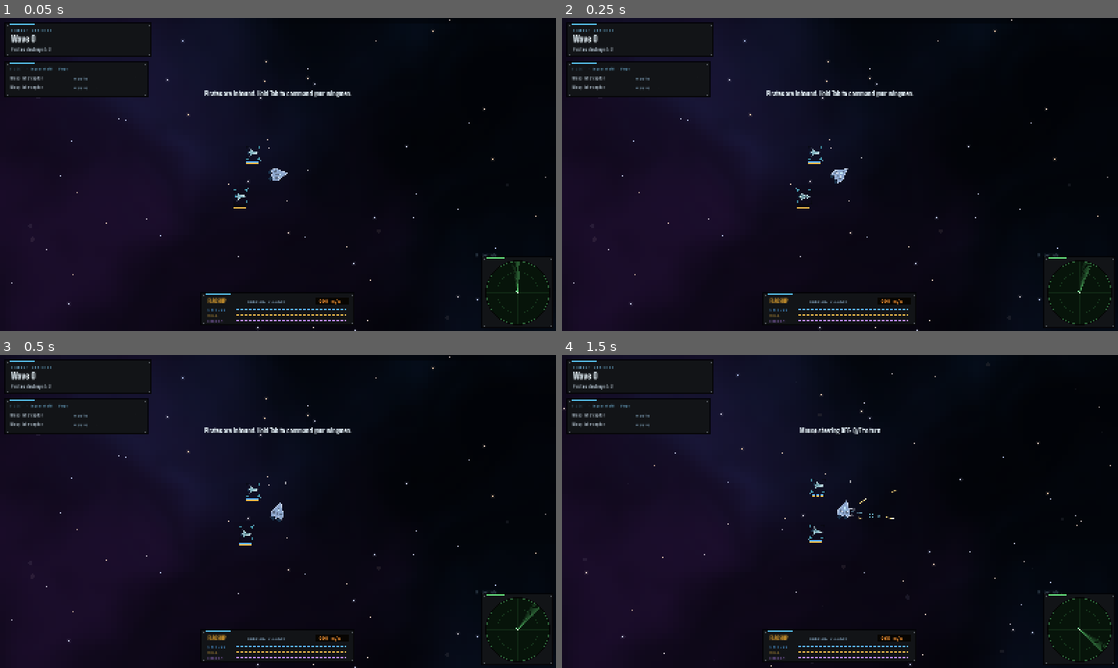
Above: before the commit, frames 1-4 (two rows, left to right).
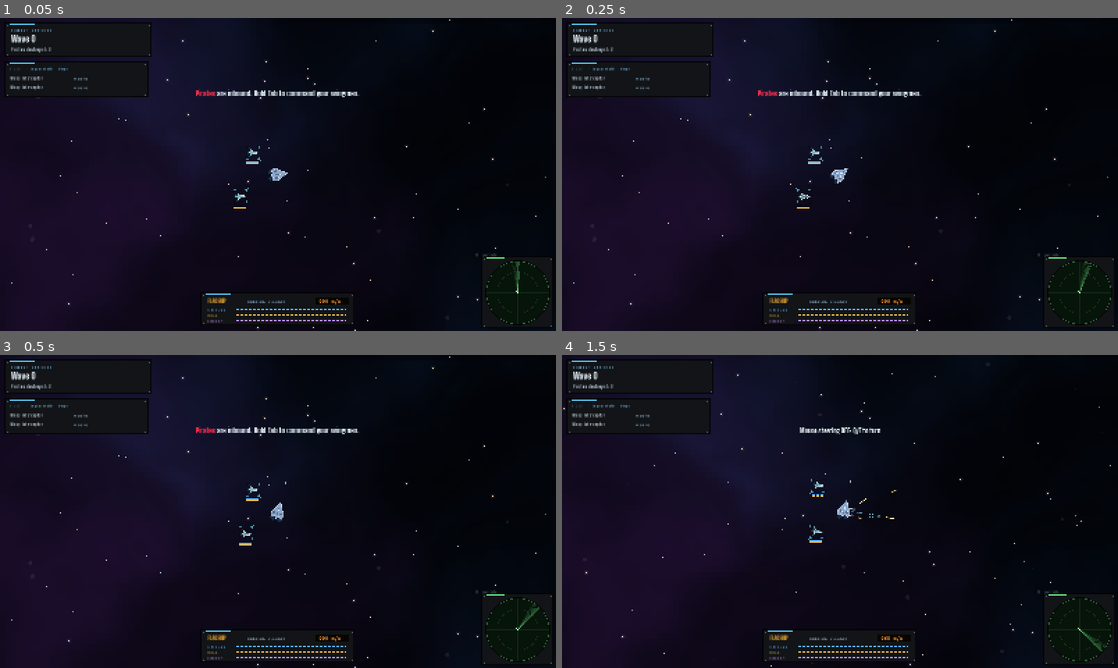
Above: after the commit, the same moments.

Repository: Donkey-Haute-01000001/Starry-Cluster
Game: Godot game, scene res://scenes/main.tscn
The game is run twice, just before and just after one commit, with the same random seed, the same clock (stepped at 60 frames per second) and the same inputs. This scene is started directly instead of the project's main scene.
Inputs (mouse positions are in pixels of both pictures, inside the frame that each line leads up to):
- Up to frame 1 (0.05 s): no input
- Up to frame 2 (0.25 s): no input
- Up to frame 3 (0.5 s): no input
- Up to frame 4 (1.5 s): tap Enter at 0.5 s; move the mouse to (962, 495) at 0.52 s; hold D (strafe_right) 0.53-1.25 s; hold M (chart) 0.53-1.25 s; click (962, 495) at 0.67 s; tap J (journal) at 0.8 s; drag from (728, 527) to (812, 574) at 1.27 s

The runs differ from the first frame. In frame 1, 0.3% of the frame differs, in the area x 35-65%, y 22-26%; in frame 2, 0.3%; in frame 3, 0.3%; in frame 4, nothing differs.

Commit message:
Ship names read as ships: owner-faction neon, click to the owner's page; banner names neon + clickable; MAYDAY banner/pointer name the class
Co-Authored-By: Claude Opus 5.5 <noreply@anthropic.com>
Claude-Session: https://claude.ai/code/session_01YXxgozkvkGZs4nmoPf97gt

Diff:
--- a/scripts/data.gd
+++ b/scripts/data.gd
@@ -956,6 +956,12 @@
 	"faithful": ["the Faithful"],
 	"nomad": ["Miners' Compact", "the Compact"],
 	"tally": ["Tally's crew", "Tally crew"],
+	## Named ships: [whose colour, who it links to]. A ship reads in its owner's
+	## faction neon, so "Hollis' Girl" isn't taken for Hollis or a place.
+	"ships": {
+		"Hollis' Girl": ["charter", "Hollis"], "Sweet Margaret": ["charter", "Alejandra"],
+		"CCS Ledger Line": ["charter", ""], "Ledger Line": ["charter", ""], "Red Stork": ["pirate", ""],
+	},
 	"threats": ["Charter Recovery", "Recovery", "repossession", "repossessed", "repossess", "repo", "strikes", "strike",
 		"overdue", "default", "seized", "impound", "raiders", "pirates", "mayday"],
 	## Click a highlighted word to open its journal page (M&B encyclopedia).
@@ -969,6 +975,13 @@
 		"the Wall": "gate", "the Gatehouse": "gate",
 	},
 }
+
+
+## A ship's class as spacers say it ("Light Freighter"), from its base hull.
+func hull_class(id: String) -> String:
+	if hull_variants.has(id):
+		id = hull_variants[id][0]
+	return str(hulls.get(id, {}).get("name", id))
 
 
 func speaker_info(who: String) -> Dictionary:
--- a/scripts/hud.gd
+++ b/scripts/hud.gd
@@ -52,6 +52,7 @@
 var _comms_words := 0      ## words typed in so far (one key tick each)
 var comms_top := 0.0      ## top edge of the comms panel this frame (cards stack above it)
 var comms_rect := Rect2()  ## the comms panel on screen, for clicks
+var message_links: Array = []  ## highlighted words in the centre banner: [Rect2, kind, phrase]
 var comms_links: Array = []  ## highlighted words in the comms panel: [Rect2, kind, phrase]
 var _plate_k := 1.0        ## nav plate: 1 full, 0 tucked away
 var _plate_wake := 0.0     ## seconds since the plate last had news
@@ -326,6 +327,15 @@
 
 ## The highlighted word under `at` in the comms panel that opens a journal
 ## page: [Rect2, kind, phrase], or [] if none.
+func banner_link_at(at: Vector2) -> Array:
+	if main.message_t <= 0.0:
+		return []
+	for h in message_links:
+		if (h[0] as Rect2).grow(3).has_point(at) and not Neon.link(h[1], h[2]).is_empty():
+			return h
+	return []
+
+
 func link_at(at: Vector2) -> Array:
 	if _comms_t <= 0.0 or not comms_rect.has_point(at):
 		return []
@@ -501,9 +511,10 @@
 			var blink := 0.6 + 0.4 * sin(t * 6.0)
 			draw_colored_polygon(PackedVector2Array([edge + dir * 16, edge + dir.rotated(2.5) * 12, edge + dir.rotated(-2.5) * 12]), Color(COL_ENEMY, blink))
 			var km := int(main.player.global_position.distance_to(ship.global_position)) if is_instance_valid(main.player) else 0
-			var lab := "MAYDAY  %s  %s km" % [ship.display_name.to_upper(), _km(km)]
+			var lab := "MAYDAY  %s “%s”  %s km" % [Data.hull_class(ship.hull_id).to_upper(), ship.display_name, _km(km)]
 			var lw := Data.font_type_bold.get_string_size(lab, HORIZONTAL_ALIGNMENT_LEFT, -1, 16).x
 			var lp := (edge - dir * 30.0 - Vector2(lw * 0.5, -4)).clamp(Vector2(10, 20), vp - Vector2(lw + 10, 10))
+			draw_rect(Rect2(lp + Vector2(-6, -16), Vector2(lw + 12, 22)), Color(0.02, 0.03, 0.04, 0.8))
 			draw_string(Data.font_type_bold, lp.round(), lab, HORIZONTAL_ALIGNMENT_LEFT, -1, 16, Color(COL_ENEMY, blink))
 
 	if main.focus_target and is_instance_valid(main.focus_target):
@@ -606,8 +617,16 @@
 		_draw_tip(vp)
 		if main.autopilot_on():
 			_text(Vector2(vp.x * 0.5, 160), _sp("AUTOPILOT") + "   →   " + str(main.player.controller.autopilot.label), 13, Color(0.55, 0.9, 1.0, 0.9), true, true)
+	message_links.clear()
 	if main.message_t > 0:
-		_text(Vector2(vp.x * 0.5, vp.y * 0.25), main.message, 20, Color(main.message_col, minf(1.0, main.message_t)), true, true)
+		var mp := Neon.parse(main.message)
+		if (mp["kind"] as Array).any(func(k): return k != ""):
+			# Names in a banner read in neon, and click through like comms.
+			var mf: Font = Data.font_bold
+			var mw: float = mf.get_string_size(str(mp["text"]), HORIZONTAL_ALIGNMENT_LEFT, -1, 22).x + 8.0
+			Neon.draw(self, mf, Vector2(roundf(vp.x * 0.5 - mw * 0.5), vp.y * 0.25 - mf.get_ascent(22)), mp, mw + 40.0, 22, main.message_col, minf(1.0, main.message_t), 1e9, false, -1, message_links)
+		else:
+			_text(Vector2(vp.x * 0.5, vp.y * 0.25), main.message, 20, Color(main.message_col, minf(1.0, main.message_t)), true, true)
 
 	if shown("radar"):
 		_draw_radar(Vector2(vp.x - 110, vp.y - 110), 90.0)
--- a/scripts/main.gd
+++ b/scripts/main.gd
@@ -802,6 +802,12 @@
 			pause_menu.open()
 			get_viewport().set_input_as_handled()
 		return
+	# A name in the centre banner opens its journal page too.
+	if event is InputEventMouseButton and event.pressed and event.button_index == MOUSE_BUTTON_LEFT and merchant:
+		var bh: Array = hud.banner_link_at(event.position)
+		if not bh.is_empty() and journal.open_to(bh[1], bh[2]):
+			get_viewport().set_input_as_handled()
+			return
 	# A highlighted word in a comms line opens its journal page.
 	if hud.comms_showing() and event is InputEventMouseButton and event.pressed and event.button_index == MOUSE_BUTTON_LEFT:
 		var hit: Array = hud.link_at(event.position)
--- a/scripts/neon.gd
+++ b/scripts/neon.gd
@@ -130,6 +130,8 @@
 static func color(kind: String) -> Color:
 	if kind == "you":
 		return you_color()
+	if kind.begins_with("ship_"):
+		kind = kind.substr(5)
 	return Data.neon["colors"].get(kind, Color.WHITE)
 
 
@@ -341,6 +343,8 @@
 	for n in you:
 		if n.length() >= 2 and n != "Unnamed rig" and n != "Unnamed":
 			list.append([n, "you", false])
+	for ph in Data.neon["ships"]:
+		list.append([ph, "ship_" + str(Data.neon["ships"][ph][0]), false])
 	for k in ["people", "places", "charter", "navy", "dynasty", "karabey", "league", "remnant", "faithful", "nomad", "tally"]:
 		for ph in Data.neon[k]:
 			list.append([ph, k, false])
@@ -403,6 +407,12 @@
 ## Tabs: 1 people, 2 places, 3 powers.
 static func link(kind: String, phrase: String) -> Array:
 	var links: Dictionary = Data.neon["links"]
+	if kind.begins_with("ship_"):
+		# A ship opens its owner's page, or its own if it's talked to you.
+		var owner: String = str(Data.neon["ships"].get(phrase, ["", ""])[1])
+		if owner != "" and Career.contacts.has(owner):
+			return [1, owner]
+		return [1, phrase] if Career.contacts.has(phrase) else []
 	match kind:
 		"people":
 			var who: String = links.get(phrase, phrase)
--- a/scripts/story.gd
+++ b/scripts/story.gd
@@ -288,7 +288,7 @@
 	_rig.controller.flee = true
 	_rig.set_meta("tagged", true)
 	# Make it land: banner, a beat of slow motion, and her line through the combat hold.
-	main.show_message("MAYDAY. %s is under attack." % Data.ahead["victim_rig"], 4.5, Color(1.0, 0.45, 0.35))
+	main.show_message("Mayday. %s “%s” under attack." % [Data.hull_class(_rig.hull_id).to_upper(), Data.ahead["victim_rig"]], 4.5)
 	_slow_mo()
 	Career.say(Data.ahead["victim_rig"], Data.hails["mayday"] % [Data.ahead["victim_rig"], "the Greenhouse lane"], true)
 	main.hud.force_talk = true
